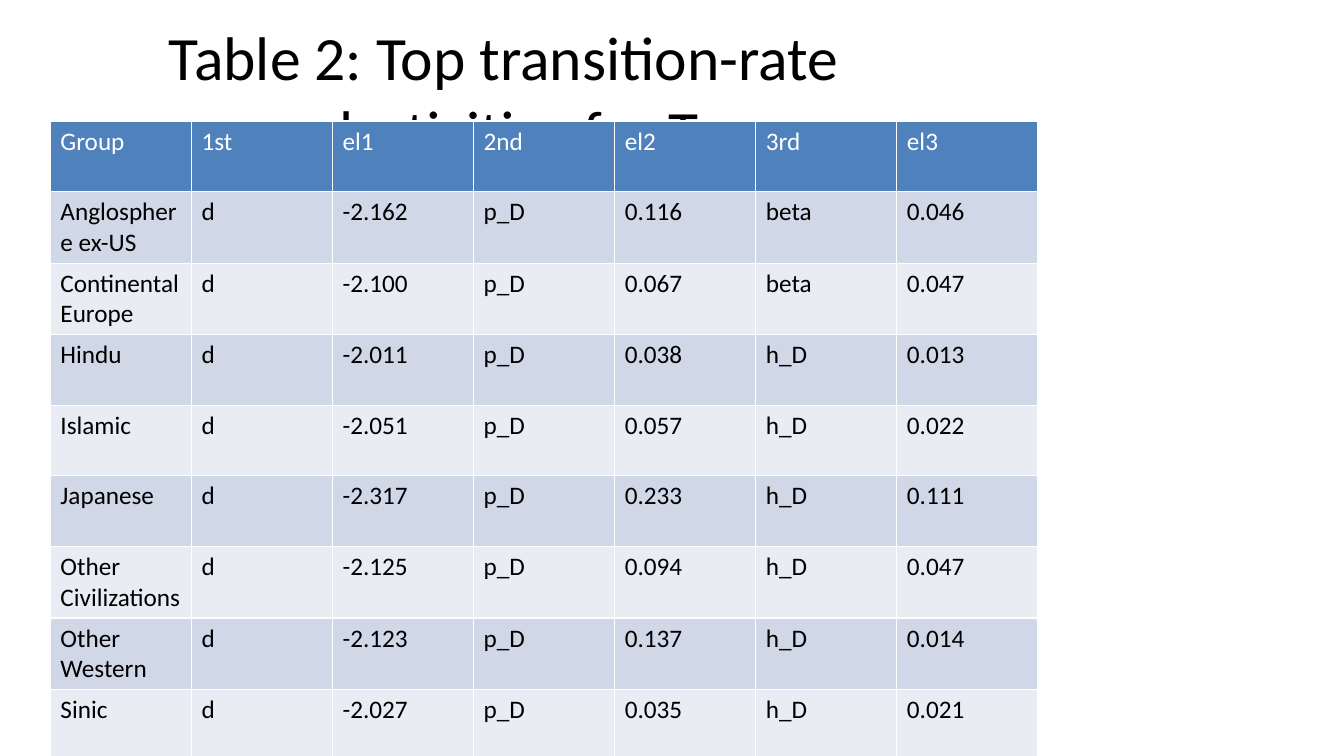
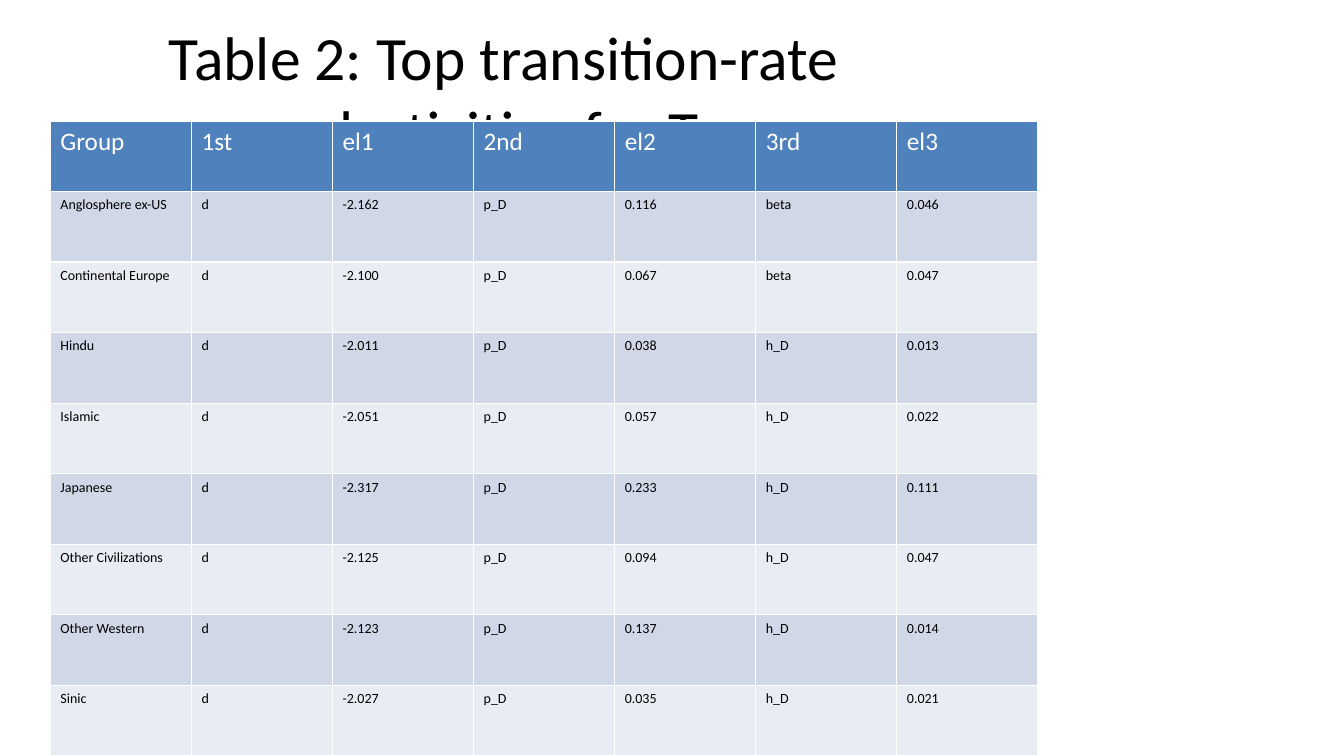
Before and after one commit to bougtoir/heat-accidents-mortality, a slide deck: slide 5 of researcher_mobility_ode/docs/manuscript_figures.pptx. Drawn at 1344x756 pixels with LibreOffice and Linux fonts; fonts in the diff are those of the drawing. Boxes give left, top, right and bottom in pixels: in the first picture for what was removed or moved away, otherwise in the second. Text is boxed around its words. In the diff, an @@ line names an element or a change of style, - is before the commit and + after.

```diff
--- a/researcher_mobility_ode/docs/manuscript_figures.pptx
+++ b/researcher_mobility_ode/docs/manuscript_figures.pptx
@@ table at box(50, 121, 1038, 756) @@
@@ size 18 to 10 pt @@
```
Also in this commit, not shown: 4 other slides changed, 6 other files.
